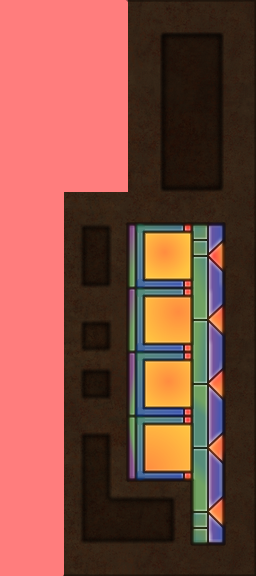
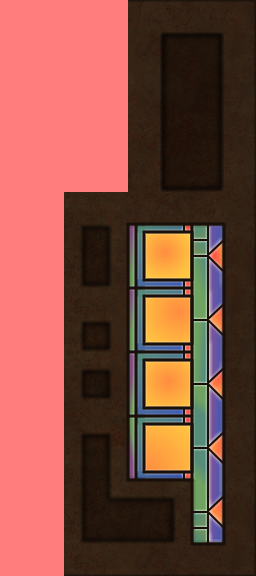
Before/after of a 256px x 576px layered artwork. What changed in the layer stack:
painted on "trim" over [63, 0, 226, 576]
painted on "Background" (1st of 3) over [63, 0, 226, 576]
painted on "Background" (2nd of 3) over [63, 0, 226, 576]
moved "glass_frame" above "glass", painted on it over [127, 222, 226, 545]
painted on "glass" over [127, 222, 226, 545]
